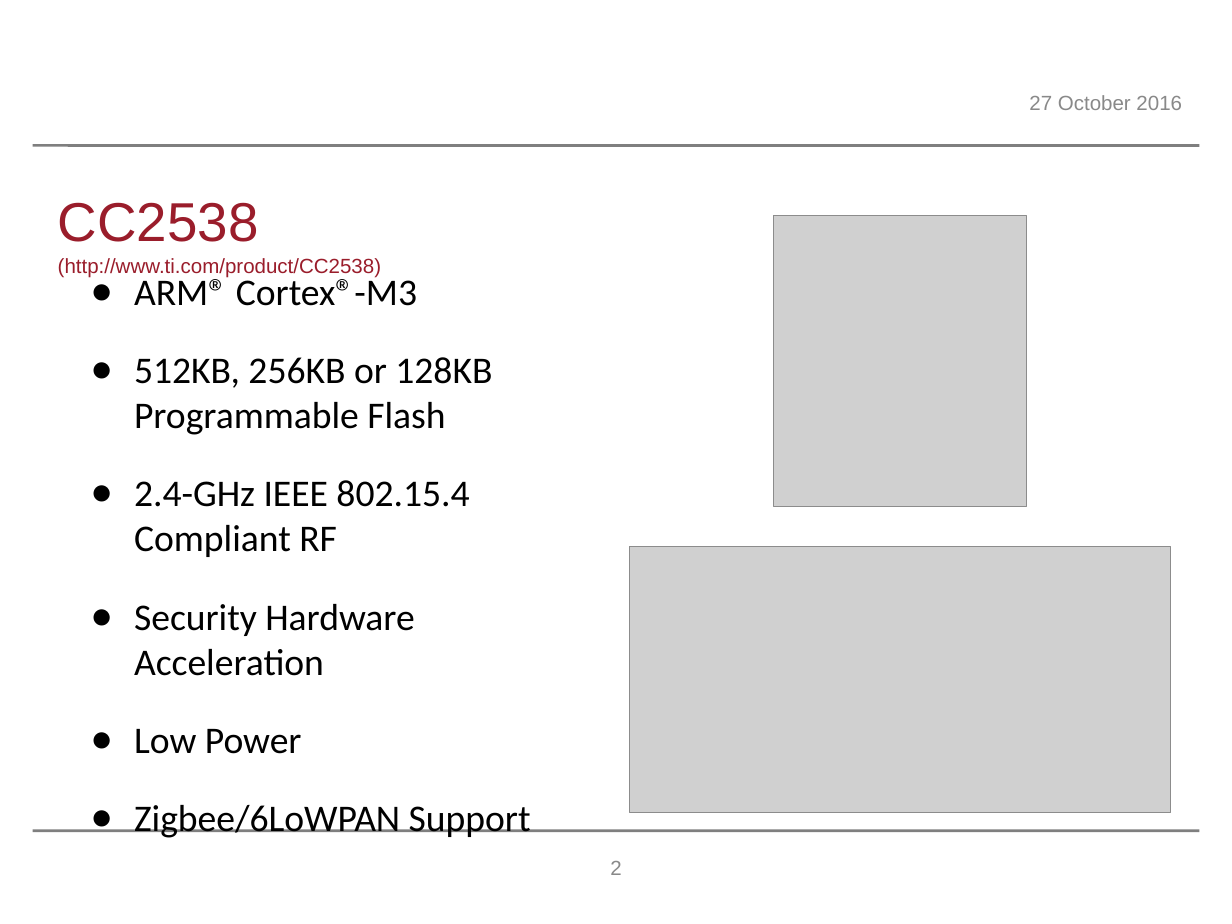
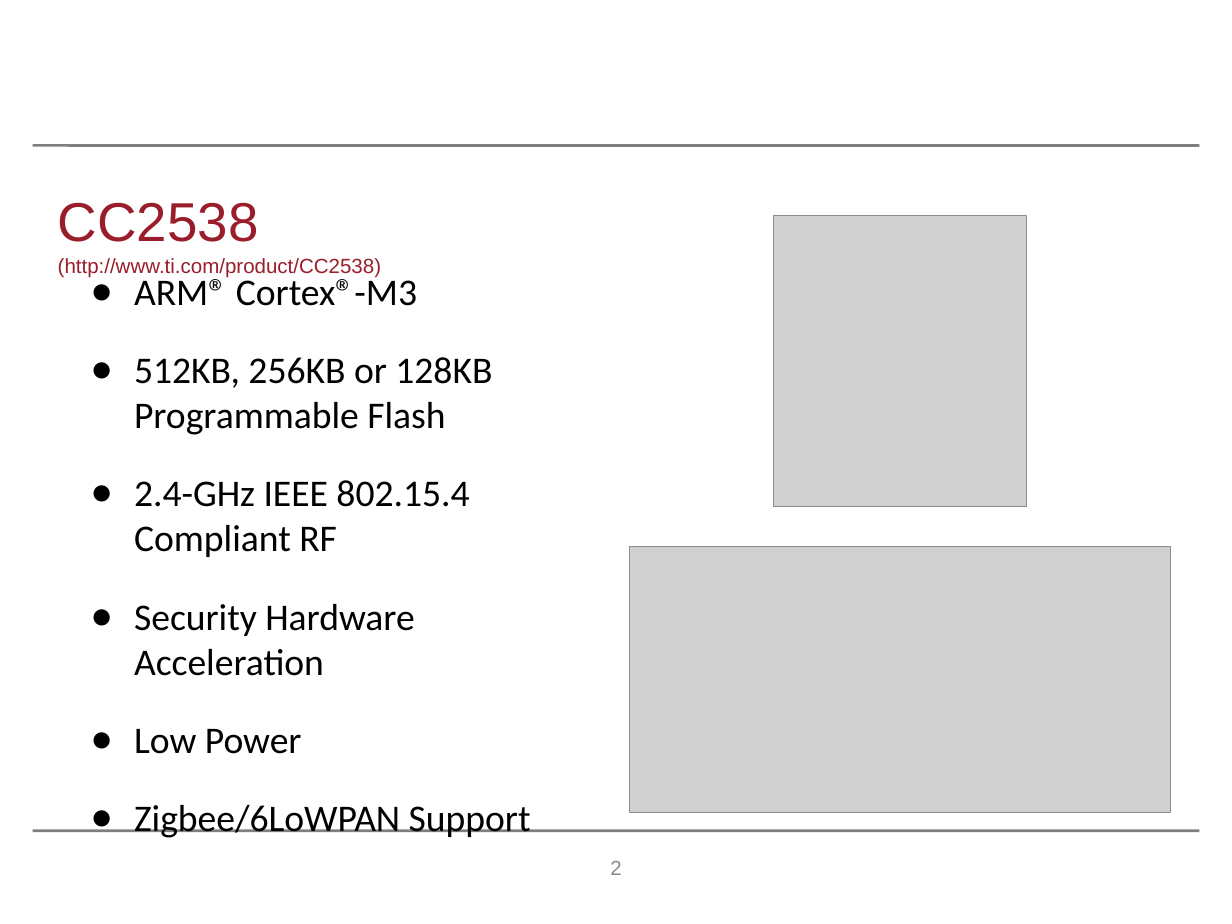
Before and after one commit to Salties/MI-Side-Channel-DTLS, a slide deck: slide 2 of Writings/Cryptographic_Randomness_On_A_CC2538/slides/wifs2016.odp. Drawn at 1232x924 pixels with LibreOffice and Linux fonts; fonts in the diff are those of the drawing; grey boxes stand for pictures; background and template pictures are left out. Boxes give left, top, right and bottom in pixels: in the first picture for what was removed or moved away, otherwise in the second. Text is boxed around its words. In the diff, an @@ line names an element or a change of style, - is before the commit and + after.

```diff
--- a/Writings/Cryptographic_Randomness_On_A_CC2538/slides/wifs2016.odp
+++ b/Writings/Cryptographic_Randomness_On_A_CC2538/slides/wifs2016.odp
@@ text removed at <box>1029,95,1182,110</box> @@
-27 October 2016
```
Also in this commit, not shown: 2 other slides changed, 2 slides added, 1 slide removed, 3 other files.
